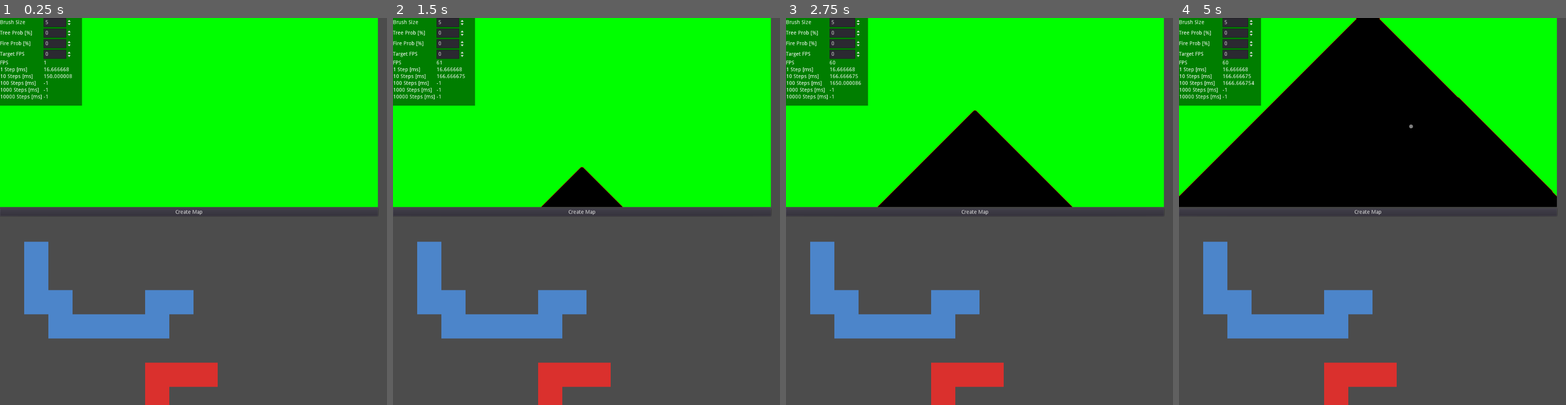
Above: before the commit, frames 1-4 (left to right).
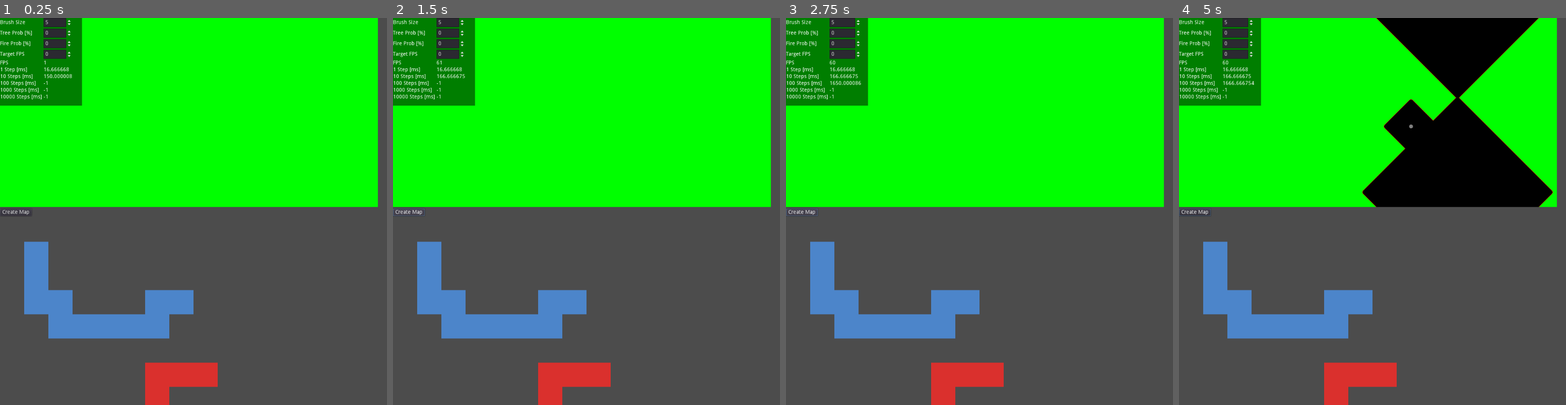
Above: after the commit, the same moments.

Repository: max-deutsch/cellular-map
Game: Godot game, scene res://scenes/Main.tscn
The game is run twice, just before and just after one commit, with the same random seed, the same clock (stepped at 60 frames per second) and the same inputs.
Inputs (mouse positions are in pixels of both pictures, inside the frame that each line leads up to):
- Up to frame 1 (0.25 s): no input
- Up to frame 2 (1.5 s): click "Create Map" at 0.5 s; click "Create Map" at 1.25 s
- Up to frame 3 (2.75 s): click "Create Map" at 2 s
- Up to frame 4 (5 s): move the mouse to (1457, 192) at 2.77 s; click (1457, 192) at 2.92 s; move the mouse to (1295, 230) at 3.52 s; click (1295, 230) at 3.67 s; move the mouse to (1411, 126) at 4.27 s; click (1411, 126) at 4.42 s

The runs differ from the first frame. In frame 1, 0.2% of the frame differs, in the area x 0-93%, y 49-51%; in frame 2, 1.4%; in frame 3, 6.6%; in frame 4, 22%, in the area x 0-98%, y 0-52%.

Commit message:
Restructure Main with UI container. Button works not because it is not overlapped by the nested UIContainer

Diff:
--- a/ForestFire.tscn
+++ b/ForestFire.tscn
@@ -16,12 +16,12 @@
 [node name="RootControl" type="Control"]
 anchor_right = 1.0
 anchor_bottom = 1.0
-margin_right = 40.0
-margin_bottom = 40.0
+margin_right = -24.0
+margin_bottom = -524.0
 script = ExtResource( 1 )
 
 [node name="Viewport1" type="Viewport" parent="."]
-size = Vector2( 1024, 1024 )
+size = Vector2( 1000, 500 )
 transparent_bg = true
 
 [node name="Sprite1" type="Sprite" parent="Viewport1"]
@@ -30,7 +30,7 @@
 script = ExtResource( 2 )
 
 [node name="Viewport2" type="Viewport" parent="."]
-size = Vector2( 1024, 1024 )
+size = Vector2( 1000, 500 )
 transparent_bg = true
 
 [node name="Sprite2" type="Sprite" parent="Viewport2"]
@@ -53,8 +53,8 @@
 custom_styles/panel = SubResource( 3 )
 
 [node name="HBoxContainer" type="GridContainer" parent="UIContainer"]
-margin_right = 167.0
-margin_bottom = 1104.0
+margin_right = 189.0
+margin_bottom = 235.0
 columns = 2
 
 [node name="ClickThresholdLabel" type="Label" parent="UIContainer/HBoxContainer"]
--- a/TextureRectFinalDisplay.gd
+++ b/TextureRectFinalDisplay.gd
@@ -12,7 +12,6 @@
 onready var Time100Step = $"../UIContainer/HBoxContainer/Time100Step"
 onready var Time1000Step = $"../UIContainer/HBoxContainer/Time1000Step"
 onready var Time10000Step = $"../UIContainer/HBoxContainer/Time10000Step"
-onready var CreateTileMapButton = $"../UIContainer/HBoxContainer/CreateTileMap"
 
 var ms1step = 0
 var ms10step = 0
@@ -124,9 +123,5 @@
 	if valid_mouse_pos:
 		draw_circle(mouse_pos, click_threshold, Color(1.0, 1.0, 1.0, 0.5))
 
-func _create_tile_map_pressed():
-	var tileMapPopup = Popup
-	print("create_tile_map")
-
 
 # PerlinNoise
--- a/scenes/Main.tscn
+++ b/scenes/Main.tscn
@@ -1,11 +1,13 @@
-[gd_scene load_steps=3 format=2]
+[gd_scene load_steps=4 format=2]
 
 [ext_resource path="res://ForestFire.tscn" type="PackedScene" id=1]
-[ext_resource path="res://scenes/TileMap.tscn" type="PackedScene" id=2]
+[ext_resource path="res://scenes/Map.tscn" type="PackedScene" id=2]
+[ext_resource path="res://scripts/UIContainer.gd" type="Script" id=4]
 
 [node name="MarginContainer" type="MarginContainer"]
 margin_right = 1000.0
 margin_bottom = 500.0
+mouse_filter = 1
 
 [node name="VBoxContainer" type="VBoxContainer" parent="."]
 margin_right = 1000.0
@@ -22,10 +24,15 @@
 
 [node name="RootControl" parent="VBoxContainer/ViewportContainer/Viewport" instance=ExtResource( 1 )]
 
-[node name="CreateMapButton" type="Button" parent="VBoxContainer"]
+[node name="UIContainer" type="HBoxContainer" parent="VBoxContainer"]
 margin_top = 504.0
 margin_right = 1000.0
 margin_bottom = 524.0
+script = ExtResource( 4 )
+
+[node name="CreateMapButton" type="Button" parent="VBoxContainer/UIContainer"]
+margin_right = 84.0
+margin_bottom = 20.0
 text = "Create Map"
 
 [node name="ViewportContainer2" type="ViewportContainer" parent="VBoxContainer"]
@@ -38,4 +45,4 @@
 handle_input_locally = false
 render_target_update_mode = 3
 
-[node name="TileMap" parent="VBoxContainer/ViewportContainer2/Viewport" instance=ExtResource( 2 )]
+[node name="Map" parent="VBoxContainer/ViewportContainer2/Viewport" instance=ExtResource( 2 )]
--- /dev/null
+++ b/scripts/UIContainer.gd
@@ -0,0 +1,20 @@
+extends HBoxContainer
+
+onready var createMapButton = $"CreateMapButton"
+
+# Declare member variables here. Examples:
+# var a = 2
+# var b = "text"
+
+
+# Called when the node enters the scene tree for the first time.
+func _ready():
+	createMapButton.connect("pressed", self, "on_create_map")
+
+
+# Called every frame. 'delta' is the elapsed time since the previous frame.
+#func _process(delta):
+#	pass
+
+func on_create_map():
+	print("on_create_map")
Renamed: scenes/TileMap.tscn -> scenes/Map.tscn
